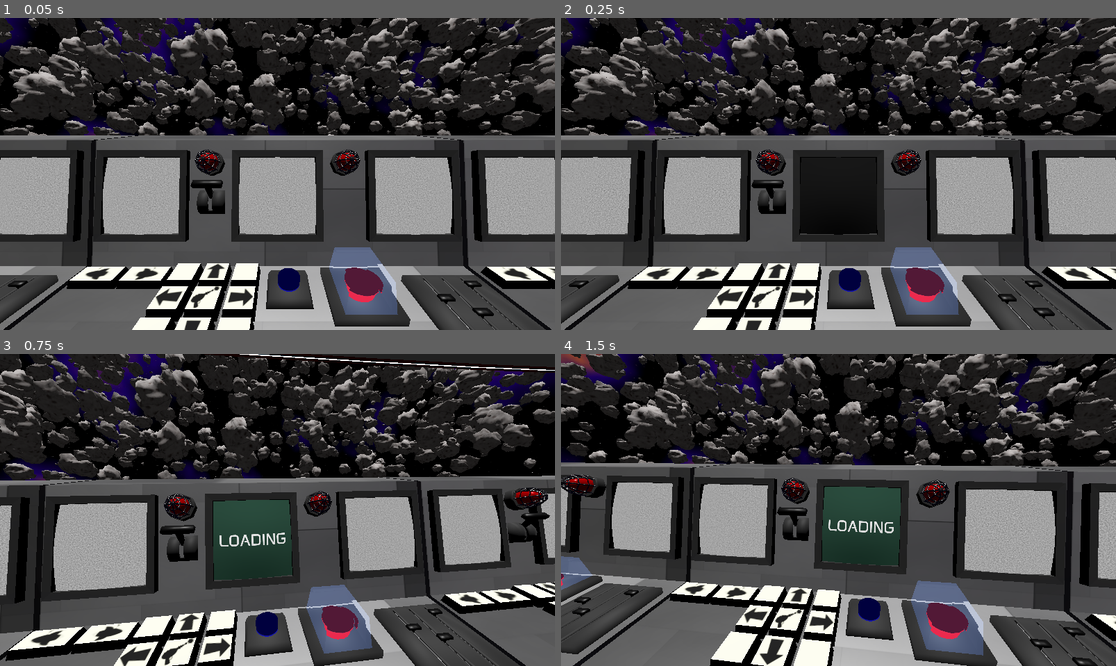
Above: before the commit, frames 1-4 (two rows, left to right).
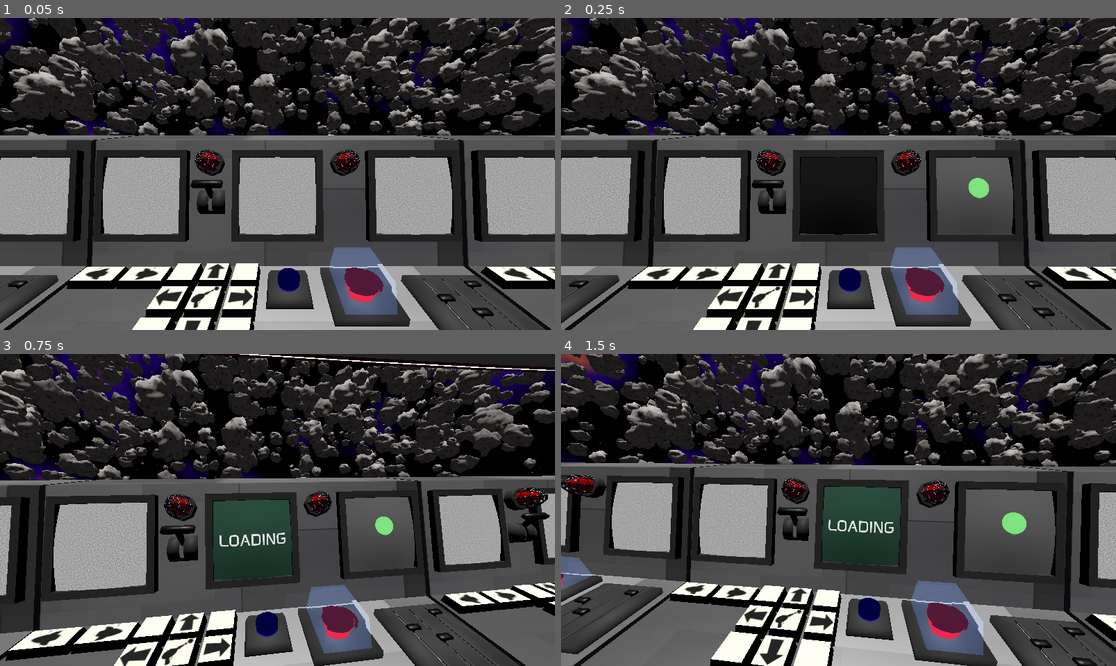
Above: after the commit, the same moments.

Repository: tmrupp/LD59
Game: Godot game, scene res://Scenes/command_center.tscn
The game is run twice, just before and just after one commit, with the same random seed, the same clock (stepped at 60 frames per second) and the same inputs.
Inputs (mouse positions are in pixels of both pictures, inside the frame that each line leads up to):
- Up to frame 1 (0.05 s): no input
- Up to frame 2 (0.25 s): no input
- Up to frame 3 (0.75 s): tap Enter at 0.5 s; move the mouse to (399, 494) at 0.52 s; hold D from 0.53 s (still down); hold Space from 0.53 s (still down); click (399, 494) at 0.67 s
- Up to frame 4 (1.5 s): move the mouse to (727, 525) at 1.27 s; release D at 1.28 s; release Space at 1.28 s; hold S from 1.28 s (still down); tap Space at 1.35 s

Frame 1 is identical in both runs. In frame 2, 3.3% of the frame differs, in the area x 67-82%, y 44-70%; in frame 3, 2.7%; in frame 4, 4.2%, in the area x 72-90%, y 43-71%.

Commit message:
Add goal and compass functionality to the game scenes
- Introduced a new goal scene with associated materials and collision shapes.
- Updated ship and tom scenes to reference the new goal scene.
- Enhanced controls script to manage compass screen and its materials.
- Created Compass script to orient towards the goal in real-time.

Diff:
--- a/Scenes/command_center.tscn
+++ b/Scenes/command_center.tscn
@@ -7,6 +7,7 @@
 [ext_resource type="Script" uid="uid://bimchi4sd05h6" path="res://Scripts/controls.gd" id="3_0rffn"]
 [ext_resource type="Material" uid="uid://crab0h8jo2vs3" path="res://Resources/refract.tres" id="4_a3bg2"]
 [ext_resource type="Script" uid="uid://k22dnw2707cg" path="res://Scripts/director.gd" id="4_dnagy"]
+[ext_resource type="PackedScene" uid="uid://ebtsdt86hsso" path="res://Scenes/goal.tscn" id="4_yrvai"]
 [ext_resource type="Material" uid="uid://dmee5abgg5t5h" path="res://Resources/tv_static.tres" id="5_escgk"]
 [ext_resource type="PackedScene" uid="uid://d135y15e4cu5v" path="res://3D Models/spacestation.glb" id="9_yrvai"]
 [ext_resource type="Material" uid="uid://bvraimd2v5yy" path="res://Resources/flashing_rectangle.tres" id="10_5ygjn"]
@@ -74,6 +75,9 @@
 stream = ExtResource("2_escgk")
 volume_db = -10.0
 autoplay = true
+
+[node name="Goal" parent="." unique_id=826739270 instance=ExtResource("4_yrvai")]
+transform = Transform3D(50, 0, 0, 0, 50, 0, 0, 0, 50, 0, -25.847, 1.301)
 
 [node name="Player" type="Node3D" parent="." unique_id=1165334094]
 transform = Transform3D(1, 0, 0, 0, 1, 0, 0, 0, 1, 0, 2.153, 1.301)
--- /dev/null
+++ b/Scenes/goal.tscn
@@ -0,0 +1,22 @@
+[gd_scene format=3 uid="uid://ebtsdt86hsso"]
+
+[sub_resource type="StandardMaterial3D" id="StandardMaterial3D_8alpp"]
+transparency = 1
+albedo_color = Color(0.0703, 0.37, 0.19018002, 0.33333334)
+
+[sub_resource type="SphereMesh" id="SphereMesh_7m3ry"]
+material = SubResource("StandardMaterial3D_8alpp")
+
+[sub_resource type="SphereShape3D" id="SphereShape3D_ugvm7"]
+
+[node name="Goal" type="Node3D" unique_id=826739270]
+transform = Transform3D(6.585, 0, 0, 0, 6.585, 0, 0, 0, 6.585, 0, 0, 0)
+
+[node name="MeshInstance3D" type="MeshInstance3D" parent="." unique_id=30278588]
+transform = Transform3D(1.0000001, 0, 0, 0, 1.0000001, 0, 0, 0, 1.0000001, 0, 0, 0)
+mesh = SubResource("SphereMesh_7m3ry")
+
+[node name="Area3D" type="Area3D" parent="." unique_id=1645870408 groups=["goal"]]
+
+[node name="CollisionShape3D" type="CollisionShape3D" parent="Area3D" unique_id=1020434337]
+shape = SubResource("SphereShape3D_ugvm7")
--- a/Scenes/ship.tscn
+++ b/Scenes/ship.tscn
@@ -2,6 +2,7 @@
 
 [ext_resource type="Script" uid="uid://62buldcvlc2u" path="res://Scripts/ship.gd" id="1_l3rv8"]
 [ext_resource type="PackedScene" uid="uid://dkg0c5dgi60gu" path="res://3D Models/spaceship.glb" id="2_4qyt1"]
+[ext_resource type="Script" uid="uid://d3xki382y5cpq" path="res://Scripts/Compass.gd" id="4_8aq7e"]
 
 [sub_resource type="SphereMesh" id="SphereMesh_ugvm7"]
 
@@ -9,6 +10,17 @@
 
 [sub_resource type="Theme" id="Theme_78pfh"]
 default_font_size = 100
+
+[sub_resource type="StandardMaterial3D" id="StandardMaterial3D_xxxu3"]
+albedo_color = Color(0.45999998, 1, 0.46899998, 1)
+
+[sub_resource type="CylinderMesh" id="CylinderMesh_6ejuo"]
+material = SubResource("StandardMaterial3D_xxxu3")
+top_radius = 0.0
+bottom_radius = 0.2
+
+[sub_resource type="ViewportTexture" id="ViewportTexture_kxdp2"]
+viewport_path = NodePath("Compass")
 
 [node name="Ship" type="Node3D" unique_id=962295472]
 script = ExtResource("1_l3rv8")
@@ -69,3 +81,29 @@
 
 [node name="RemoteTransform3D" type="RemoteTransform3D" parent="." unique_id=409095934]
 remote_path = NodePath("../SubViewport/Node3D")
+
+[node name="Compass" type="SubViewport" parent="." unique_id=314758232]
+own_world_3d = true
+
+[node name="MeshInstance3D" type="MeshInstance3D" parent="Compass" unique_id=1167508031]
+transform = Transform3D(1, 0, 0, 0, 1, 0, 0, 0, 1, 0, 0, -2)
+mesh = SubResource("CylinderMesh_6ejuo")
+script = ExtResource("4_8aq7e")
+
+[node name="OmniLight3D" type="OmniLight3D" parent="Compass" unique_id=1680224651]
+
+[node name="Camera3D" type="Camera3D" parent="Compass" unique_id=60106070]
+
+[node name="CanvasLayer" type="CanvasLayer" parent="." unique_id=1868230547]
+visible = false
+
+[node name="TextureRect" type="TextureRect" parent="CanvasLayer" unique_id=287214606]
+anchors_preset = 15
+anchor_right = 1.0
+anchor_bottom = 1.0
+offset_right = -93.0
+offset_bottom = -17.0
+grow_horizontal = 2
+grow_vertical = 2
+texture = SubResource("ViewportTexture_kxdp2")
+expand_mode = 1
--- a/Scenes/tom.tscn
+++ b/Scenes/tom.tscn
@@ -3,6 +3,7 @@
 [ext_resource type="PackedScene" uid="uid://de42481q0cwhl" path="res://Scenes/ship.tscn" id="1_ugvm7"]
 [ext_resource type="Script" uid="uid://dgyoiv2wukaxw" path="res://Scripts/asteroid.gd" id="2_85xcm"]
 [ext_resource type="PackedScene" uid="uid://c0otna6ujbk57" path="res://Scenes/asteroid.tscn" id="2_v7nwh"]
+[ext_resource type="PackedScene" uid="uid://ebtsdt86hsso" path="res://Scenes/goal.tscn" id="4_oesl5"]
 
 [sub_resource type="StandardMaterial3D" id="StandardMaterial3D_85xcm"]
 albedo_color = Color(0.38629052, 0.2949082, 0.08428394, 1)
@@ -11,13 +12,6 @@
 material = SubResource("StandardMaterial3D_85xcm")
 
 [sub_resource type="SphereShape3D" id="SphereShape3D_ugvm7"]
-
-[sub_resource type="StandardMaterial3D" id="StandardMaterial3D_8alpp"]
-transparency = 1
-albedo_color = Color(0.0703, 0.37, 0.19018002, 0.33333334)
-
-[sub_resource type="SphereMesh" id="SphereMesh_7m3ry"]
-material = SubResource("StandardMaterial3D_8alpp")
 
 [node name="Main" type="Node3D" unique_id=1987251493]
 
@@ -48,9 +42,10 @@
 grow_vertical = 0
 
 [node name="Ship" parent="." unique_id=962295472 instance=ExtResource("1_ugvm7")]
+transform = Transform3D(1, 0, 0, 0, 1, 0, 0, 0, 1, 1.0983467, 0.002309084, 2.9002287)
 
 [node name="Ship2" parent="." unique_id=669010389 instance=ExtResource("1_ugvm7")]
-transform = Transform3D(0.7273896, 0, 0.6862247, 0, 1, 0, -0.6862247, 0, 0.7273896, 1.8856115, 0, -2.1898193)
+transform = Transform3D(0.7273896, 0, 0.6862247, 0, 1, 0, -0.6862247, 0, 0.7273896, 3.0124724, 0, -2.513781)
 
 [node name="Asteroid3" parent="." unique_id=129984092 instance=ExtResource("2_v7nwh")]
 transform = Transform3D(1, 0, 0, 0, 1, 0, 0, 0, 1, 0, 0.19755888, -3.4443474)
@@ -79,14 +74,5 @@
 [node name="CollisionShape3D" type="CollisionShape3D" parent="Asteroid2/StaticBody3D" unique_id=1773992455]
 shape = SubResource("SphereShape3D_ugvm7")
 
-[node name="Goal" type="Node3D" parent="." unique_id=791758862]
+[node name="Goal" parent="." unique_id=826739270 instance=ExtResource("4_oesl5")]
 transform = Transform3D(6.585, 0, 0, 0, 6.585, 0, 0, 0, 6.585, -0.42079735, 0, -10.247673)
-
-[node name="MeshInstance3D" type="MeshInstance3D" parent="Goal" unique_id=632127229]
-transform = Transform3D(1.0000001, 0, 0, 0, 1.0000001, 0, 0, 0, 1.0000001, 0, 0, 0)
-mesh = SubResource("SphereMesh_7m3ry")
-
-[node name="Area3D" type="Area3D" parent="Goal" unique_id=399263299 groups=["goal"]]
-
-[node name="CollisionShape3D" type="CollisionShape3D" parent="Goal/Area3D" unique_id=1790455981]
-shape = SubResource("SphereShape3D_ugvm7")
--- /dev/null
+++ b/Scripts/Compass.gd
@@ -0,0 +1,22 @@
+extends MeshInstance3D
+
+@onready var ship = $"../.."
+var goal: Node3D
+
+
+func _ready() -> void:
+	goal = get_tree().current_scene.get_node_or_null("Goal")
+
+# Called every frame. 'delta' is the elapsed time since the previous frame.
+func _process(_delta: float) -> void:
+	if goal == null or not is_instance_valid(goal):
+		return
+
+	var to_goal = (goal.global_position - ship.global_position).normalized()
+	if to_goal.is_zero_approx():
+		return
+
+	var local_dir = ship.global_basis.inverse() * to_goal
+	var yaw = atan2(local_dir.x, -local_dir.z)
+	var pitch = asin(clampf(local_dir.y, -1.0, 1.0))
+	rotation = Vector3(deg_to_rad(-90) + pitch, 0.0, -yaw)
--- a/Scripts/controls.gd
+++ b/Scripts/controls.gd
@@ -8,6 +8,7 @@
 @onready var screen_3 = $"ControlCenter/Screen3"
 
 @onready var ship_screen = screen_2 # $"ControlCenter/Screen2"
+@onready var compass_screen = screen_3 # $"ControlCenter/Screen2"
 
 @onready var all_screens = [screen_1, screen_2, screen_3]
 
@@ -43,6 +44,10 @@
 func turn_selected_ship(direction: Vector3):
 	current_ship.turn(direction)
 
+func populate_screens():
+	ship_screen.set_surface_override_material(0, current_ship.screen_material)
+	compass_screen.set_surface_override_material(0, current_ship.compass_material)
+
 func _process(_delta: float) -> void:
 
 	if not is_instance_valid(current_ship):
@@ -56,7 +61,8 @@
 		var ship = director.get_next_valid_ship()
 		if ship != null:
 			get_tree().create_timer(0.1).timeout.connect(func():
-				ship_screen.set_surface_override_material(0, current_ship.screen_material)
+				#ship_screen.set_surface_override_material(0, current_ship.screen_material)
+				populate_screens()
 			)
 			currently_watching = true
 			current_ship = ship
@@ -88,7 +94,8 @@
 		# show static for 0.1 seconds then show the new camera view
 		ship_screen.set_surface_override_material(0, tv_static_material)
 		get_tree().create_timer(0.1).timeout.connect(func():
-			ship_screen.set_surface_override_material(0, current_ship.screen_material)
+			#ship_screen.set_surface_override_material(0, current_ship.screen_material)
+			populate_screens()
 		)
 
 # used to connect the signal of left clicking on something to a specific action
--- a/Scripts/ship.gd
+++ b/Scripts/ship.gd
@@ -4,17 +4,20 @@
 @onready var loading_font = preload("res://Resources/Anta-Regular.ttf")
 @onready var explosion_prefab = preload("res://Scenes/explosion.tscn")
 @onready var loading_viewport = $Loading
+@onready var compass_viewport = $Compass
 
 var director : Node = null
 
 # var screen: MeshInstance3D
 var screen_material: ShaderMaterial
+var compass_material: ShaderMaterial
 
 var ship_name : String
 
 # Called when the node enters the scene tree for the first time.
 func _ready() -> void:
 	$SubViewport.render_target_update_mode = SubViewport.UPDATE_ALWAYS
+	compass_viewport.render_target_update_mode = SubViewport.UPDATE_ALWAYS
 
 	$Area3D.body_entered.connect(_on_body_entered)
 	$Area3D.area_entered.connect(_on_area_entered)
@@ -29,13 +32,20 @@
 	screen_material.shader = shader
 	screen_material.set_shader_parameter("display_texture", loading_viewport.get_texture())
 
+	compass_material = ShaderMaterial.new()
+	compass_material.shader = shader
+	compass_material.set_shader_parameter("display_texture", compass_viewport.get_texture())
+
 	#screen.set_surface_override_material(0, screen_material)
 
 	# randomly generate name of the form XX-000
 	ship_name = char(randi_range(65, 90)) + char(randi_range(65, 90)) + "-" + str(randi_range(0, 9)) + str(randi_range(0, 9)) + str(randi_range(0, 9))
 
-	capture()
-	render()
+	capture(feed_buffer, $SubViewport)
+	render(feed_buffer, screen_material)
+
+	capture(compass_buffer, compass_viewport)
+	render(compass_buffer, compass_material)
 
 @export var delay = 2.0
 @export var fps = 15
@@ -44,16 +54,17 @@
 @export var turn_amount_degrees := 45.0
 @export var turn_duration := 0.25
 
-var buffer = []
+var feed_buffer = []
+var compass_buffer = []
 var turn_tween: Tween
 
-func capture() -> void:
+func capture(buffer: Array, viewport: SubViewport) -> void:
 	while true:
 		await (get_tree().create_timer(1.0 / fps).timeout)
-		var image = $SubViewport.get_texture().get_image()
+		var image = viewport.get_texture().get_image()
 		buffer.append(image.duplicate())
 
-func render() -> void:
+func render(buffer: Array, material: ShaderMaterial) -> void:
 	while true:
 		await (get_tree().create_timer(1.0 / fps).timeout)
 		if buffer == null or buffer.size() < delay * fps:
@@ -67,21 +78,7 @@
 			loading_viewport = null
 
 		var delayed_texture := ImageTexture.create_from_image(buffer.pop_front())
-		screen_material.set_shader_parameter("display_texture", delayed_texture)
-
-func _input(event: InputEvent) -> void:
-	if event is InputEventKey and event.pressed:
-		match event.keycode:
-			KEY_W:
-				turn(Vector3.UP)
-			KEY_S:
-				turn(Vector3.DOWN)
-			KEY_A:
-				turn(Vector3.LEFT)
-			KEY_D:
-				turn(Vector3.RIGHT)
-			KEY_SPACE:
-				shoot()
+		material.set_shader_parameter("display_texture", delayed_texture)
 
 func shoot():
 	var laser = laser_scene.instantiate()
Not shown, added: Scripts/Compass.gd.uid
